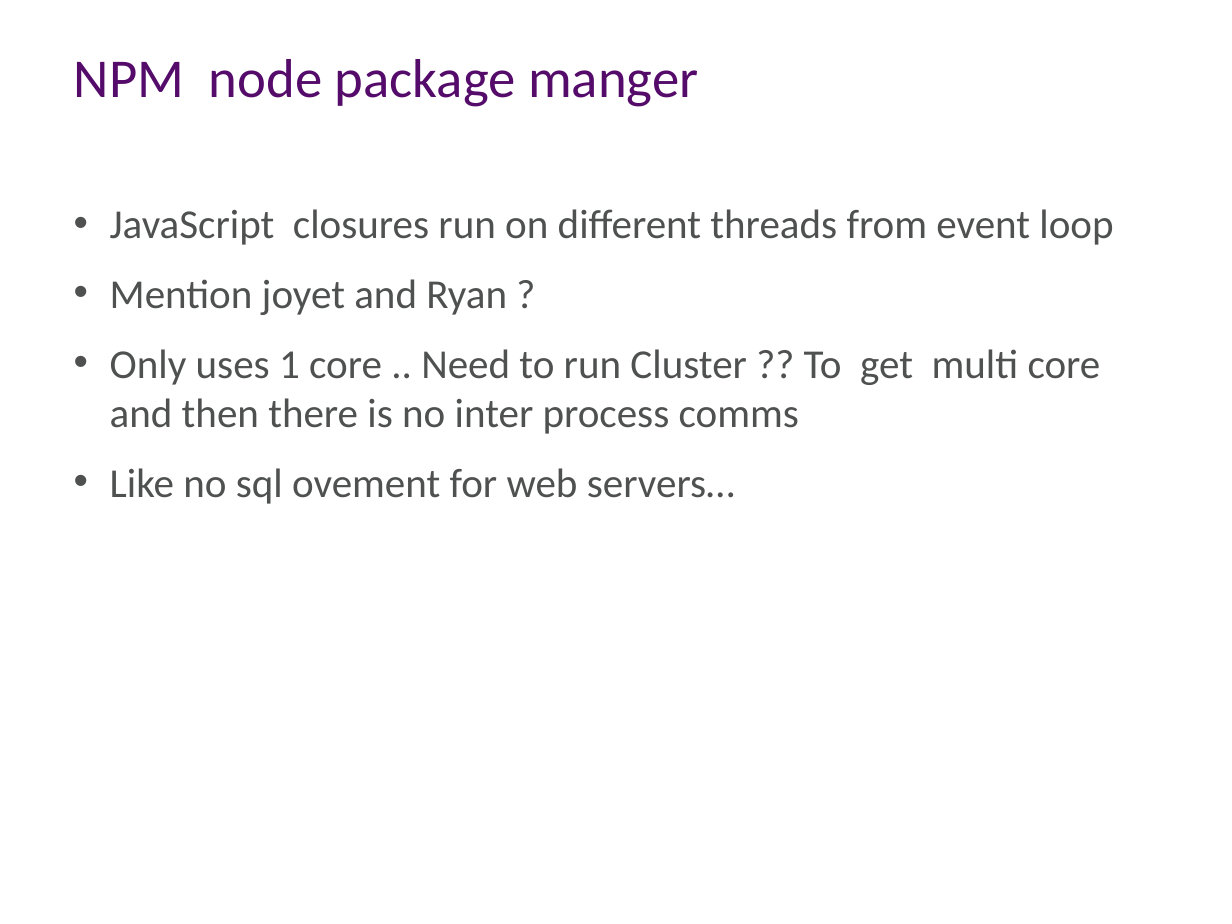
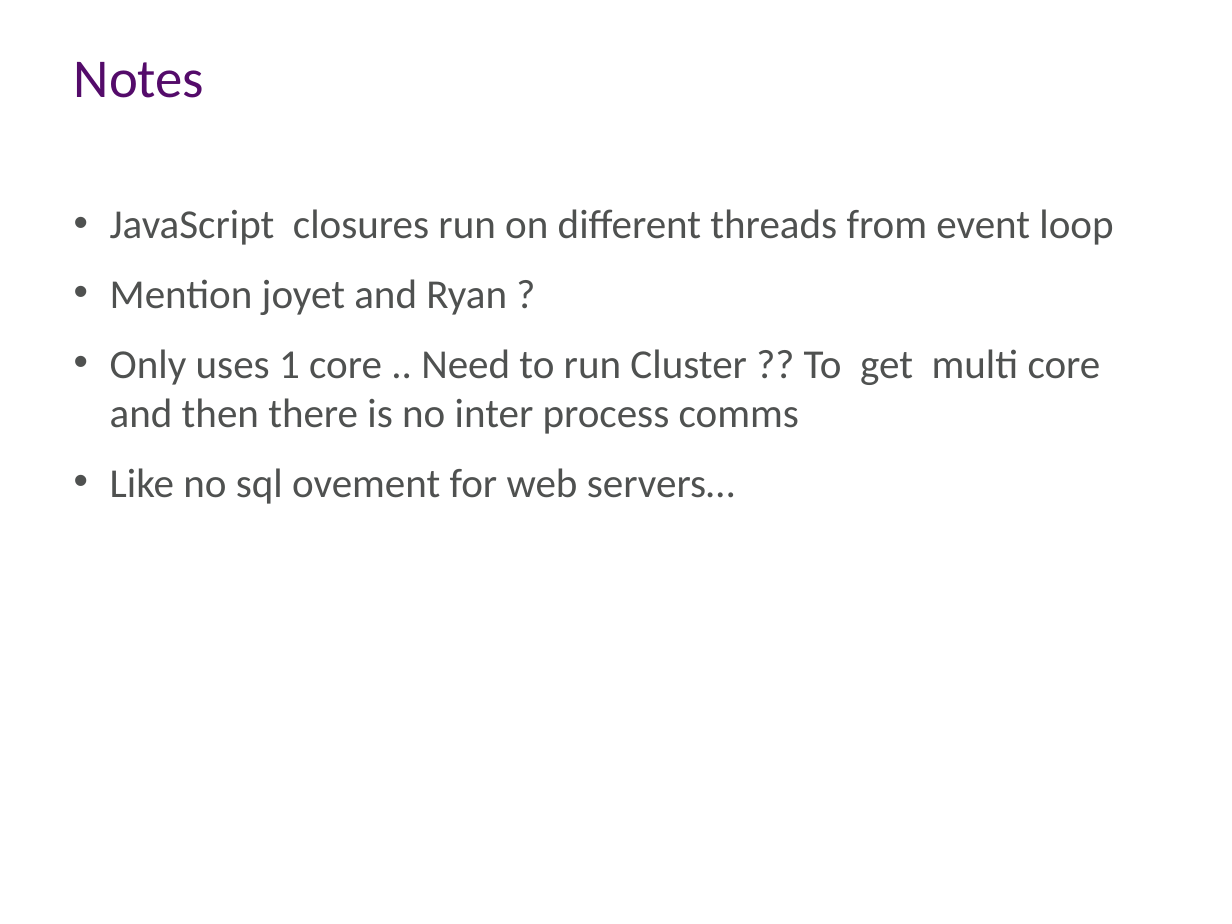
Before and after one commit to aidancasey/AzureNodeChatClient, a slide deck: slide 15 of presentation/Building Node.js Applications on Windows Azure.pptx (slide 11 before the commit). Drawn at 1232x924 pixels with LibreOffice and Linux fonts; fonts in the diff are those of the drawing; background and template pictures are left out. Boxes give left, top, right and bottom in pixels: in the first picture for what was removed or moved away, otherwise in the second. Text is boxed around its words. In the diff, an @@ line names an element or a change of style, - is before the commit and + after.

```diff
--- a/presentation/Building Node.js Applications on Windows Azure.pptx
+++ b/presentation/Building Node.js Applications on Windows Azure.pptx
@@ title at [74, 62, 205, 98]: text changed @@
-NPM node package manger
+Notes
```
Also in this commit, not shown: 3 other slides changed, 3 slides added, 1 slide removed.
